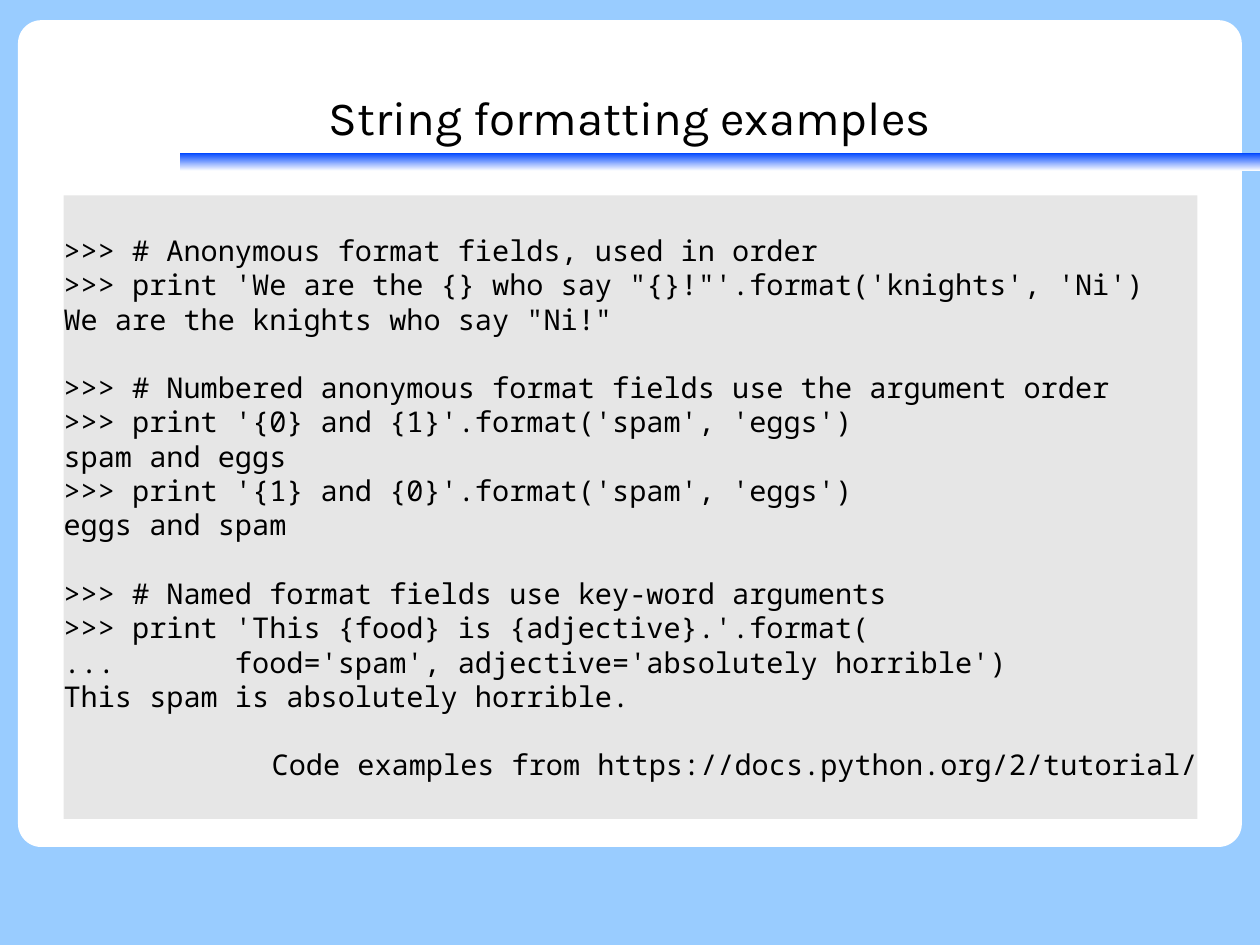
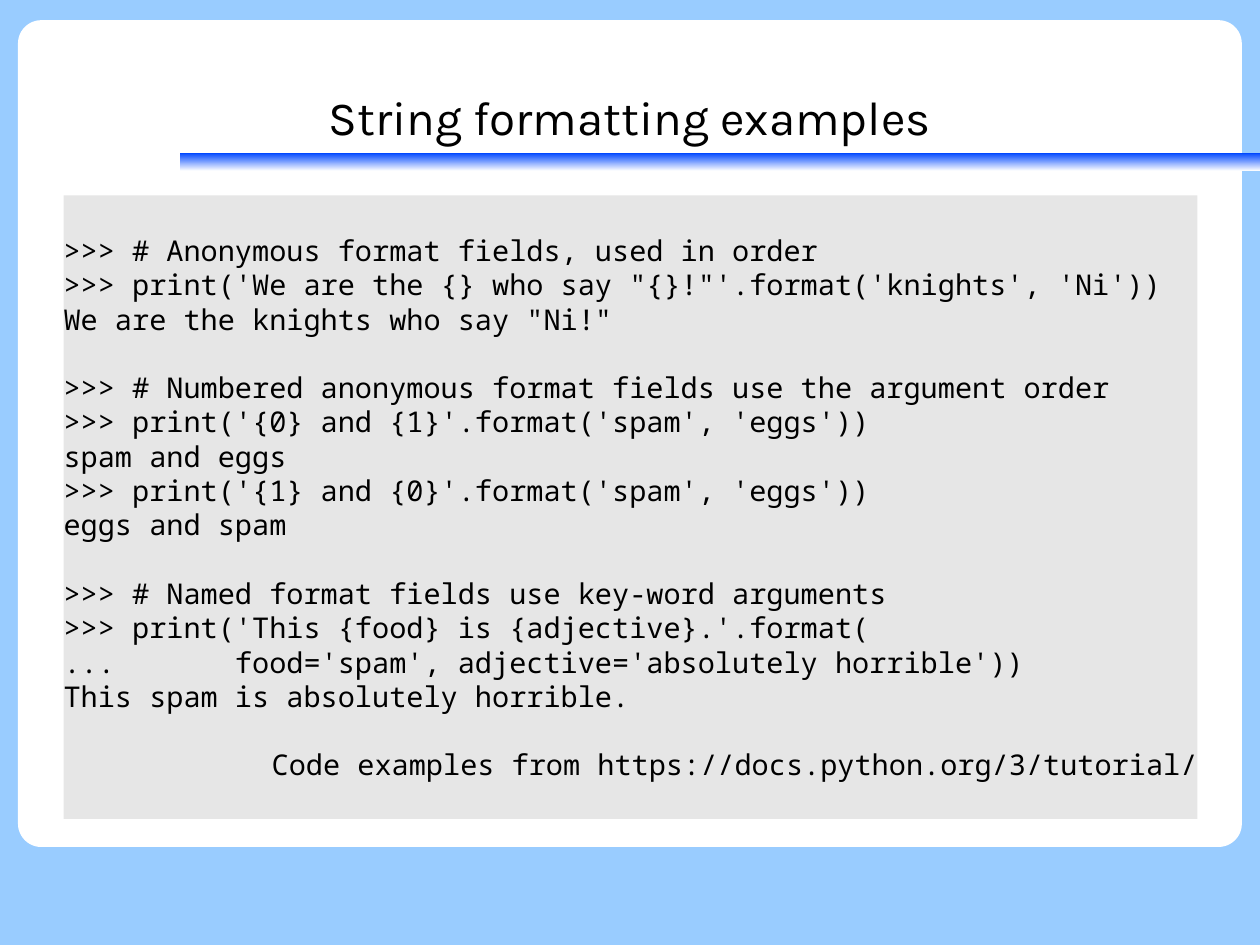
Before and after one commit to KennethNielsen/presentations, a slide deck: slide 45 of python/part1/part1_with_theme.odp (slide 44 before the commit). Drawn at 1260x945 pixels with LibreOffice and Linux fonts; fonts in the diff are those of the drawing; background and template pictures are left out. Boxes give left, top, right and bottom in pixels: in the first picture for what was removed or moved away, otherwise in the second. Text is boxed around its words. In the diff, an @@ line names an element or a change of style, - is before the commit and + after.

Commit message:
Update most of part1 for python 3

```diff
--- a/python/part1/part1_with_theme.odp
+++ b/python/part1/part1_with_theme.odp
@@ text in rectangle at (132, 273, 1161, 302): text changed @@
->>> print 'We are the {} who say "{}!"'.format('knights', 'Ni')
+>>> print('We are the {} who say "{}!"'.format('knights', 'Ni'))
@@ text in rectangle at (132, 410, 869, 439): text changed @@
->>> print '{0} and {1}'.format('spam', 'eggs')
+>>> print('{0} and {1}'.format('spam', 'eggs'))
@@ text in rectangle at (132, 479, 869, 508): text changed @@
->>> print '{1} and {0}'.format('spam', 'eggs')
+>>> print('{1} and {0}'.format('spam', 'eggs'))
@@ text in rectangle at (132, 616, 1024, 680): text changed @@
->>> print 'This {food} is {adjective}.'.format(
-... food='spam', adjective='absolutely horrible')
+>>> print('This {food} is {adjective}.'.format(
+... food='spam', adjective='absolutely horrible'))
@@ text in rectangle at (272, 753, 1197, 782): text changed @@
-Code examples from https://docs.python.org/2/tutorial/
+Code examples from https://docs.python.org/3/tutorial/
```
Also in this commit, not shown: 61 other slides changed, 6 slides added, 7 slides removed, 1 other file.
